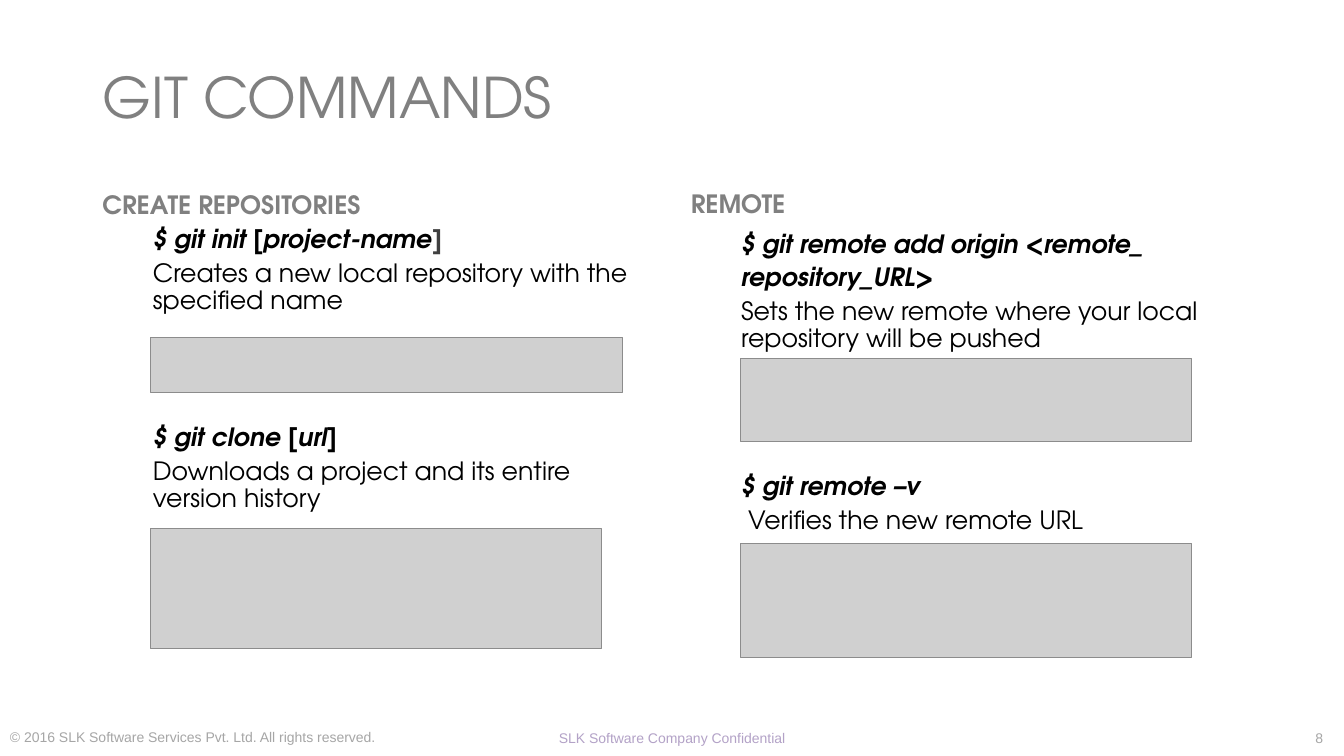
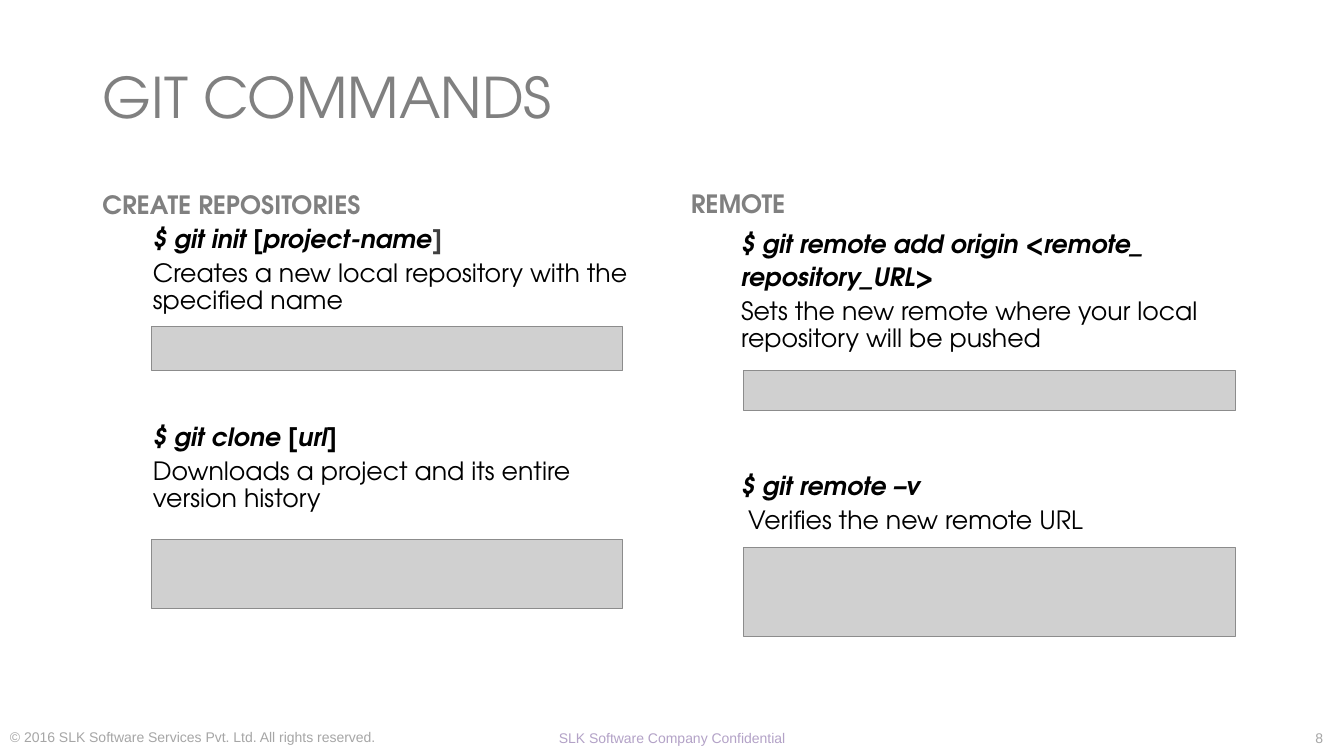
Before and after one commit to priyanka2596/learn_git, a slide deck: slide 8 of Git_demoNEW.pptx. Drawn at 1344x756 pixels with LibreOffice and Linux fonts; fonts in the diff are those of the drawing; grey boxes stand for pictures; background and template pictures are left out. Boxes give left, top, right and bottom in pixels: in the first picture for what was removed or moved away, otherwise in the second. Text is boxed around its words. In the diff, an @@ line names an element or a change of style, - is before the commit and + after.

```diff
--- a/Git_demoNEW.pptx
+++ b/Git_demoNEW.pptx
@@ picture added at (x1=151, y1=327, x2=622, y2=371) @@
@@ picture removed at (x1=150, y1=338, x2=623, y2=393) @@
@@ picture removed at (x1=740, y1=358, x2=1192, y2=442) @@
@@ picture added at (x1=744, y1=371, x2=1235, y2=411) @@
@@ picture resized from (x1=150, y1=529, x2=602, y2=649) to (x1=151, y1=539, x2=622, y2=608) @@
@@ picture resized from (x1=740, y1=543, x2=1192, y2=657) to (x1=744, y1=547, x2=1235, y2=637) @@
```
Also in this commit, not shown: 3 other slides changed.
